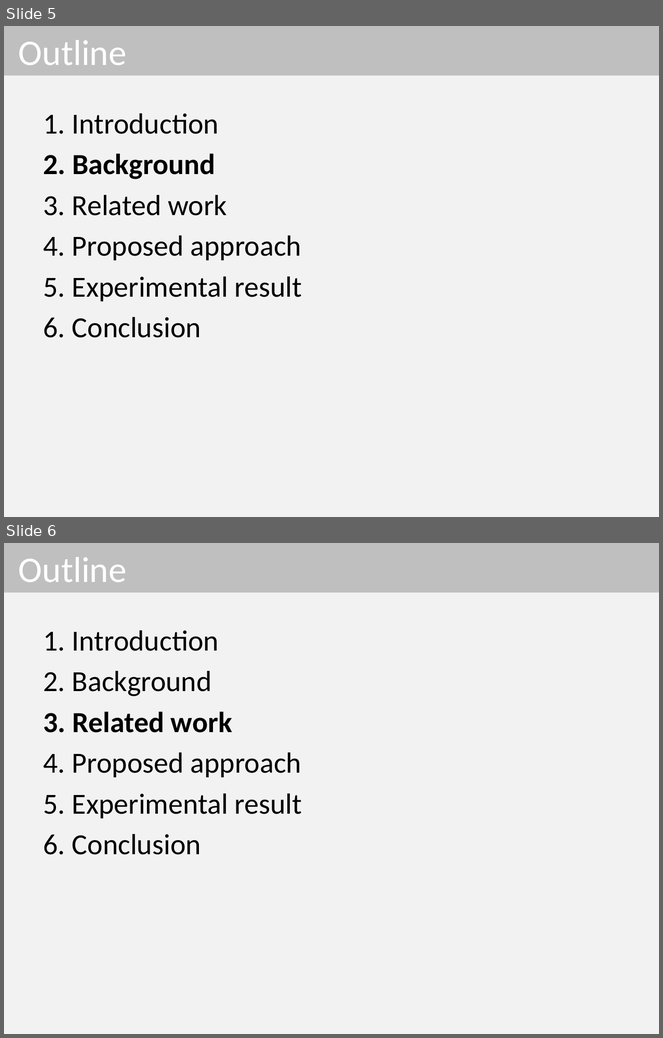
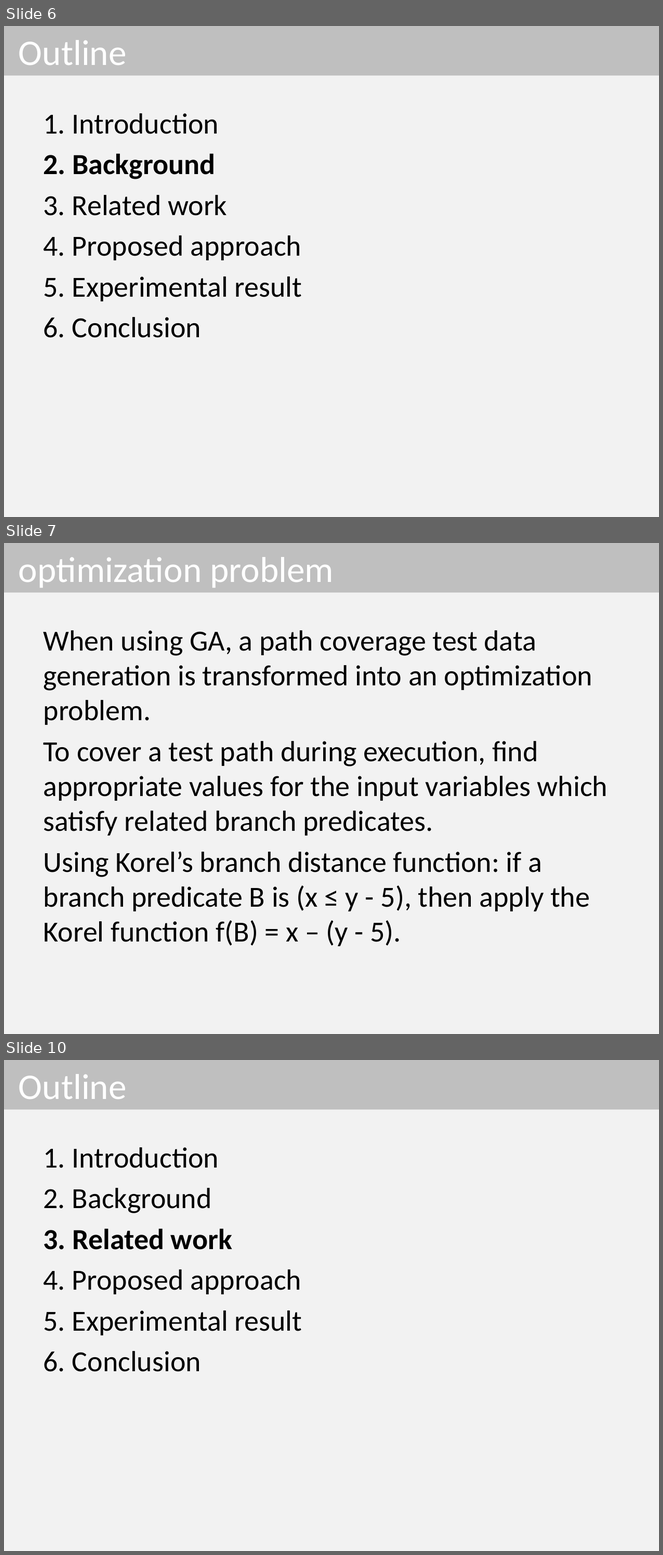
Before and after one commit to dinhngocthi/GAsource, a slide deck: CFT4CUnitSrc/src/report/ACOMP2016_Presentation.pptx. Shown one above the other, each under a label of ours: slides 5 and 6 before the commit, slides 6, 7 and 10 after it; the slides between them are not shown. The pictures are 663x1038 and 663x1555 pixels, drawn with LibreOffice and Linux fonts; fonts in the diff are those of the drawing. Boxes give left, top, right and bottom in pixels: in the first picture for what was removed or moved away, otherwise in the second. Text is boxed around its words. In the diff, an @@ line names an element or a change of style, - is before the commit and + after.

```diff
--- a/CFT4CUnitSrc/src/report/ACOMP2016_Presentation.pptx
+++ b/CFT4CUnitSrc/src/report/ACOMP2016_Presentation.pptx
@@ slide 7 added at [4,543,659,1034], background #F2F2F2 @@
@@ title added at [4,543,659,593], fill #BFBFBF, 39.6 pt, text #FFFFFF @@
+optimization problem
@@ text added at [44,630,608,947], 32 pt, text #000000 @@
+When using GA, a path coverage test data generation is transformed into an optimization problem.
+To cover a test path during execution, find appropriate values for the input variables which satisfy related branch predicates.
+Using Korel’s branch distance function: if a branch predicate B is (x ≤ y - 5), then apply the Korel function f(B) = x – (y - 5).
@@ what was slide 5 is now slide 6 @@
@@ what was slide 6 is now slide 10 @@
```
Also in this commit, not shown: 1 slide changed, 3 other slides added.
